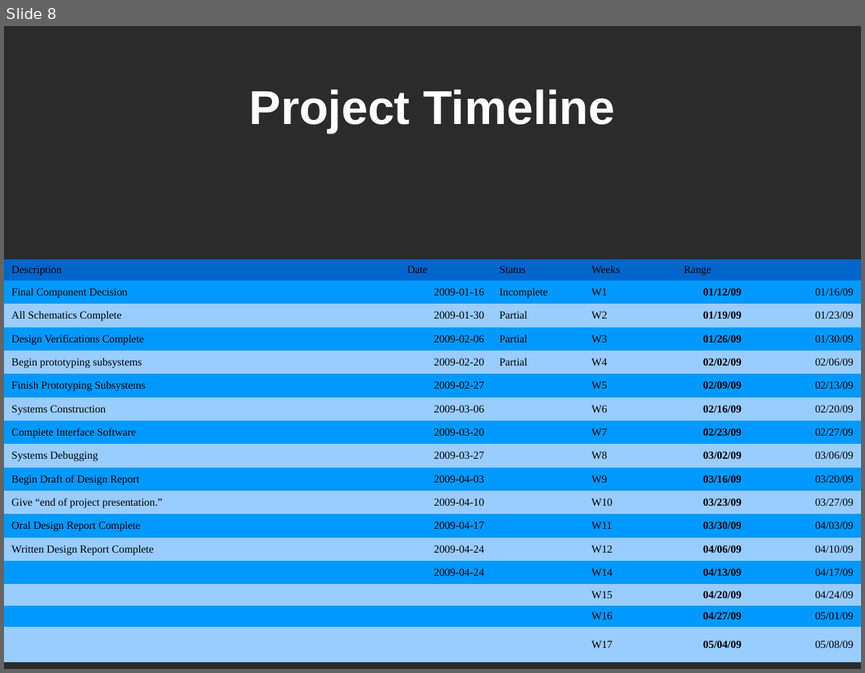
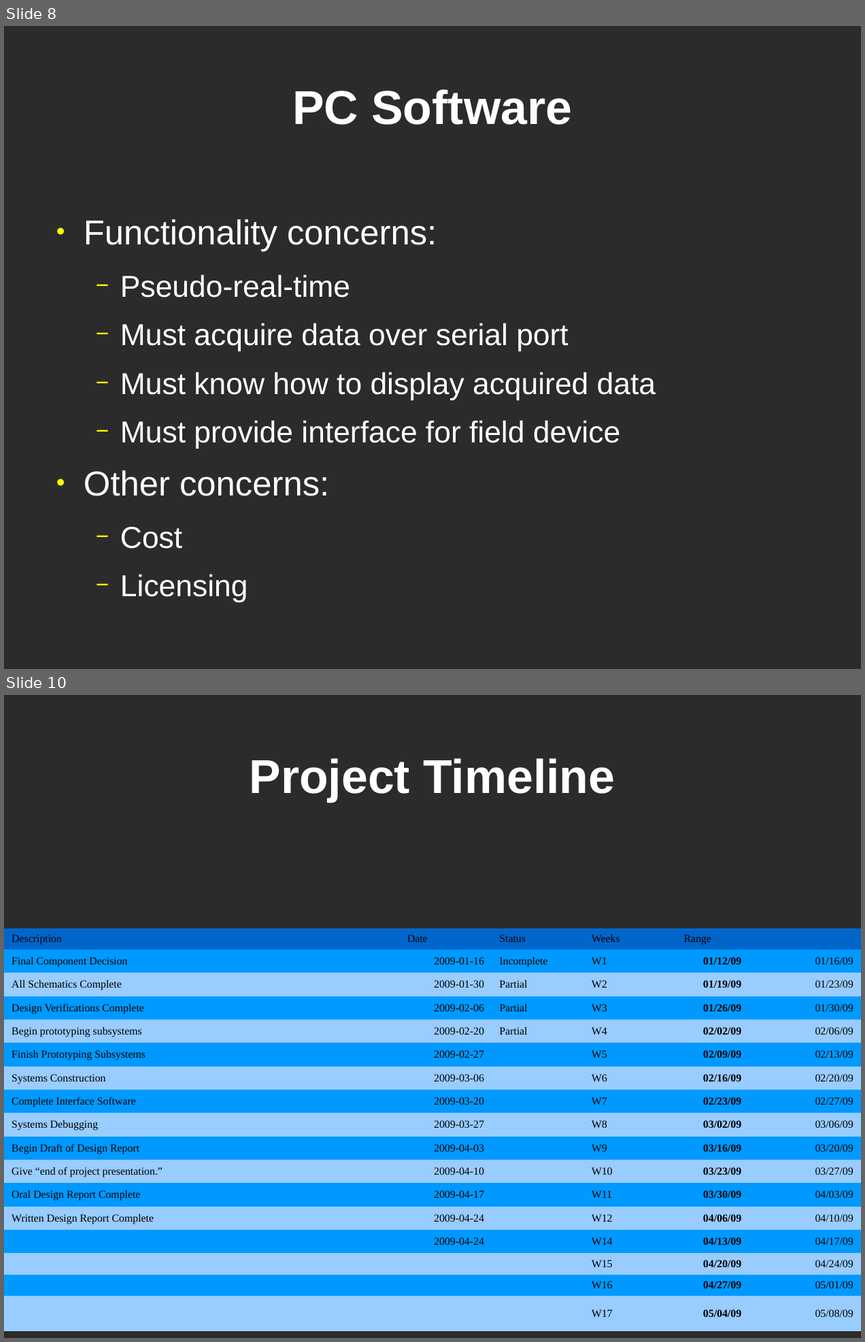
Before and after one commit to lordofhyphens/ece495a, a slide deck: forms/ProgressPresentation.odp. Shown one above the other, each under a label of ours: slide 8 before the commit, slides 8 and 10 after it; the slides between them are not shown. The pictures are 865x673 and 865x1342 pixels, drawn with LibreOffice and Linux fonts; fonts in the diff are those of the drawing; background and template pictures are left out; a plain dark background stands for a picture behind light text. Boxes give left, top, right and bottom in pixels: in the first picture for what was removed or moved away, otherwise in the second. Text is boxed around its words. In the diff, an @@ line names an element or a change of style, - is before the commit and + after.

Commit message:
Added two slides to presentation.

```diff
--- a/forms/ProgressPresentation.odp
+++ b/forms/ProgressPresentation.odp
@@ slide 8 added at [4,26,861,669], background picture (left out) @@
@@ title added at [292,89,572,125], 44 pt, text #FFFFFF, bold @@
+PC Software
@@ text added at [84,219,655,603], 28 pt, text #FFFFFF @@
+● Functionality concerns:
+  − Pseudo-real-time
+  − Must acquire data over serial port
+  − Must know how to display acquired data
+  − Must provide interface for field device
+● Other concerns:
+  − Cost
+  − Licensing
@@ what was slide 8 is now slide 10 @@
```
Also in this commit, not shown: 1 other slide added.
